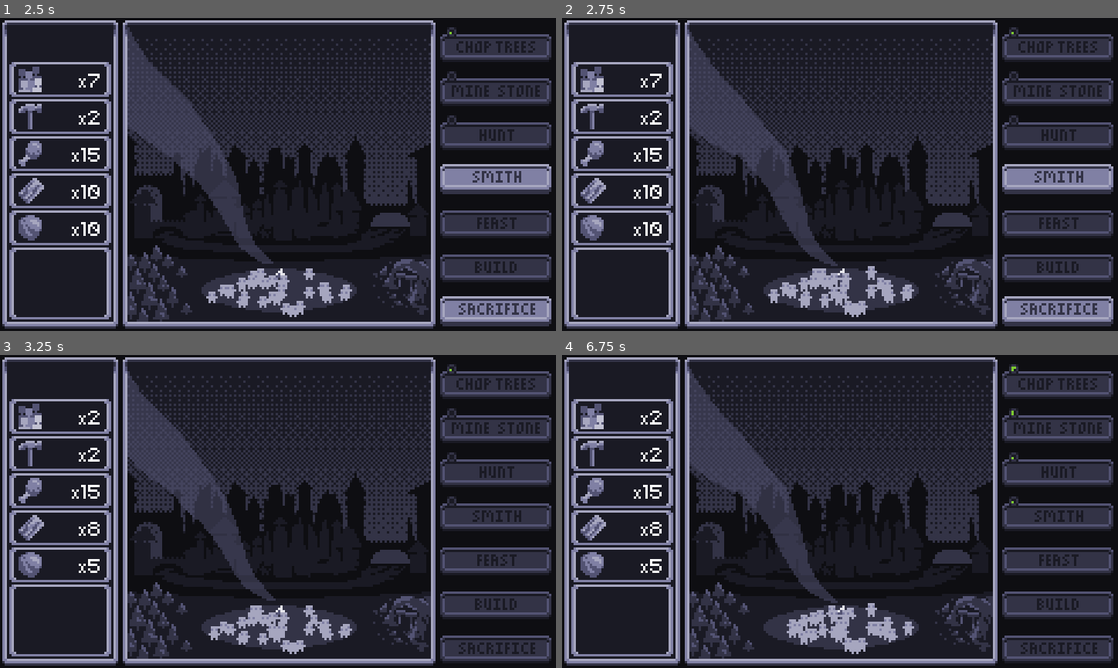
Above: before the commit, frames 1-4 (two rows, left to right).
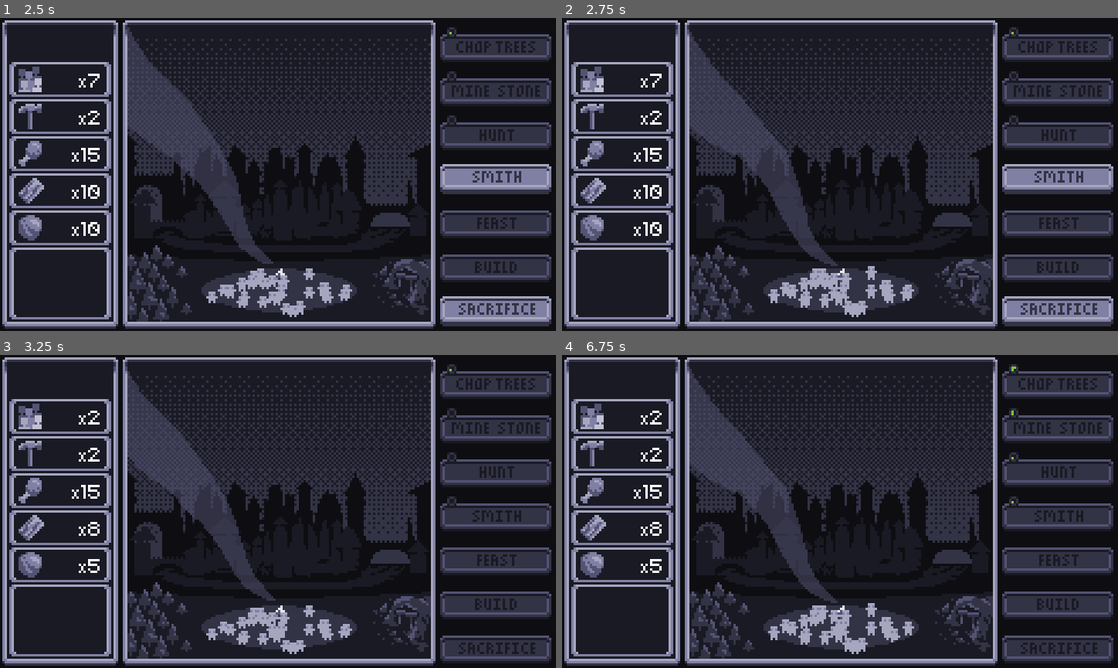
Above: after the commit, the same moments.

Repository: Gugubo/Inevitable
Game: Godot game, scene res://main.tscn
The game is run twice, just before and just after one commit, with the same random seed, the same clock (stepped at 60 frames per second) and the same inputs.
Inputs (mouse positions are in pixels of both pictures, inside the frame that each line leads up to):
- Up to frame 1 (2.5 s): click (494, 46) at 0.5 s; click (494, 89) at 1.25 s; click (494, 133) at 2 s
- Up to frame 2 (2.75 s): no input
- Up to frame 3 (3.25 s): click (494, 514) at 2.75 s
- Up to frame 4 (6.75 s): no input

Frame 1 is identical in both runs. In frame 2, less than 0.1% of the frame differs, in the area x 44-58%, y 81-87%; in frame 3, 0.2%; in frame 4, 0.6%, in the area x 37-61%, y 80-93%.

Commit message:
Fix citizens walking away from work

Diff:
--- a/citizen.gd
+++ b/citizen.gd
@@ -33,6 +33,7 @@
 func _stop_walking() -> void:
 	walking = false
 	sprite.animation = "idle"
+	timer.stop()
 
 
 func _physics_process(_delta):
